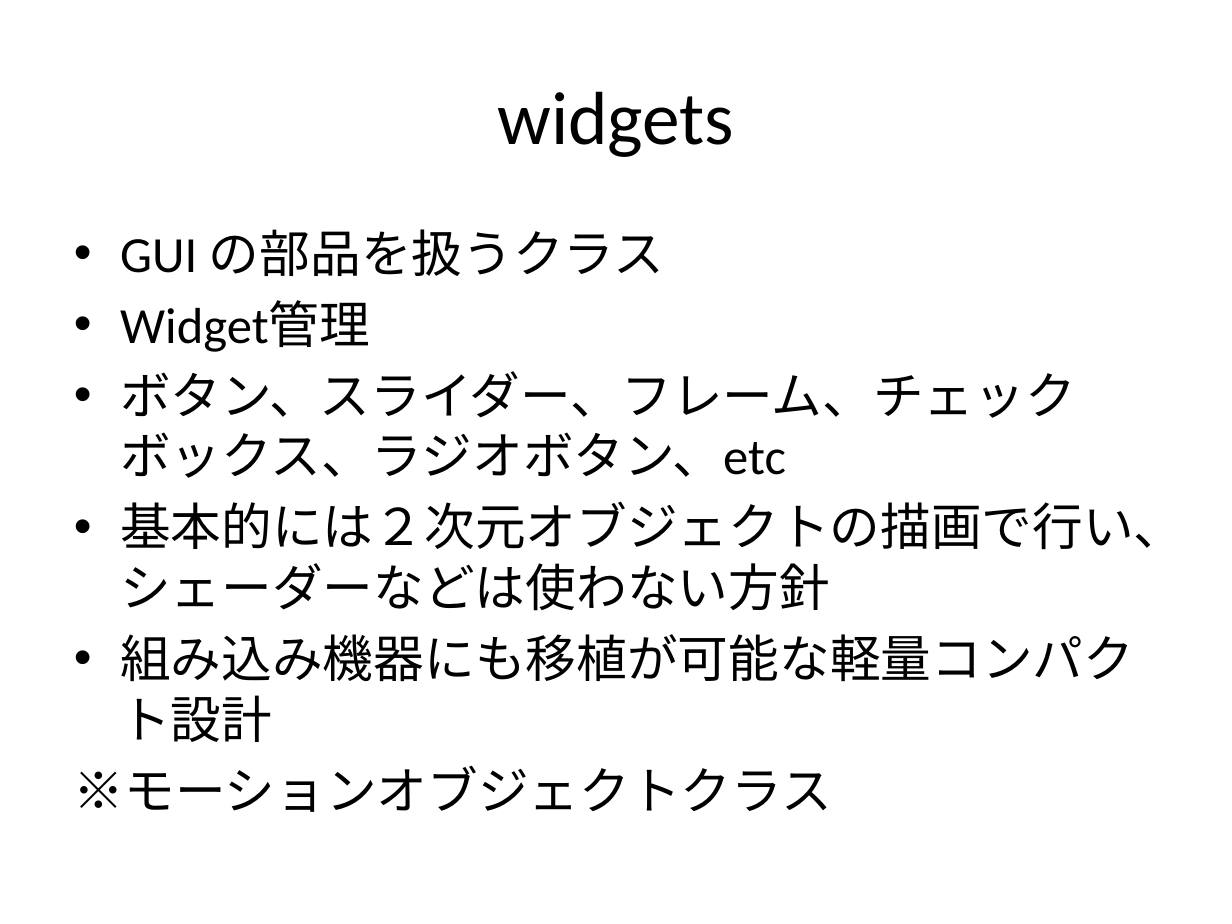
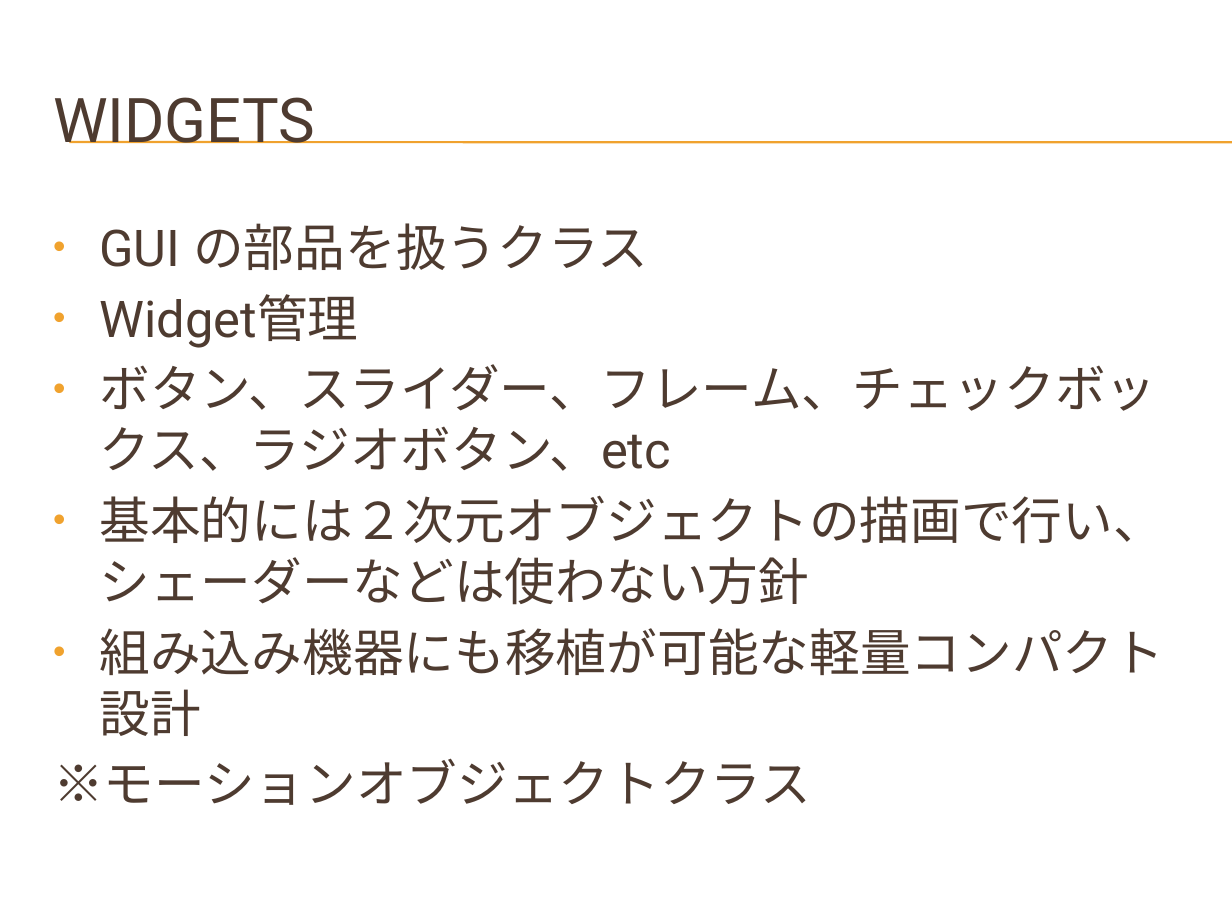
Before and after one commit to hirakuni45/glfw3_app, a slide deck: slide 14 of glfw3_app/docs/GLFW3_OpenGL_GUI.pptx. Drawn at 1232x924 pixels with LibreOffice and Linux fonts; fonts in the diff are those of the drawing; background and template pictures are left out. Boxes give left, top, right and bottom in pixels: in the first picture for what was removed or moved away, otherwise in the second. Text is boxed around its words. In the diff, an @@ line names an element or a change of style, - is before the commit and + after.

```diff
--- a/glfw3_app/docs/GLFW3_OpenGL_GUI.pptx
+++ b/glfw3_app/docs/GLFW3_OpenGL_GUI.pptx
@@ title at (53,97,315,143): text changed; size 44 to 36 pt; font Calibri to Roboto; text colour #000000 to #4E3B30 @@
-widgets
+WIDGETS
@@ line added from (69, 142) to (1232, 142), #F0A22E 0.75 pt @@
@@ line added from (69, 143) to (1232, 143), #F0A22E 0.75 pt @@
@@ text "GUI の部品を扱うクラス": place and size @@
-text "GUI の部品を扱うクラス" at (74,229,1184,812)
+text "GUI の部品を扱うクラス" at (53,223,1164,805)
@@ text "GUI の部品を扱うクラス" at (53,223,1164,805): font Calibri to Roboto, text colour #000000 to #4E3B30 @@
```
Also in this commit, not shown: 36 other slides changed, 2 other files.
